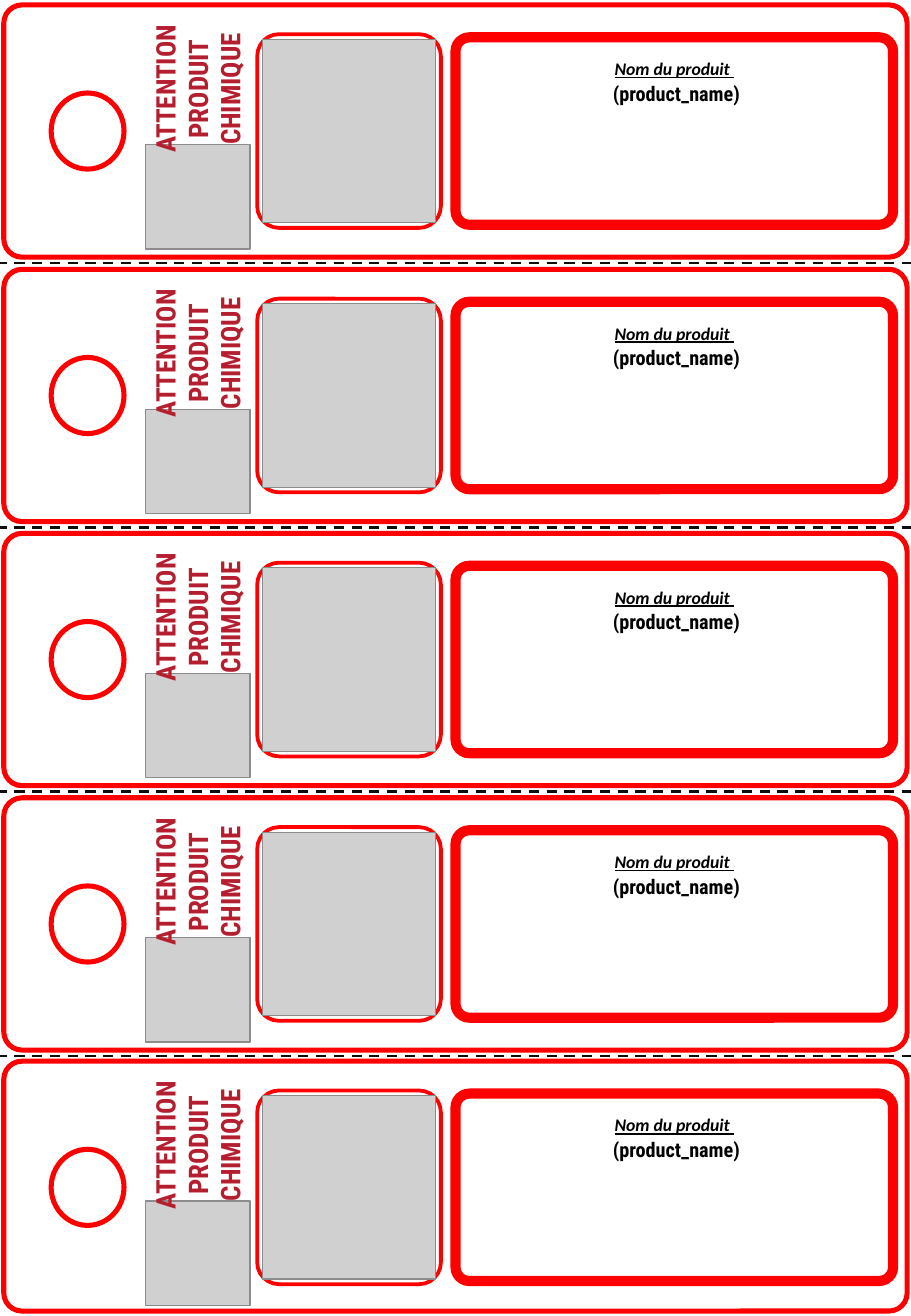
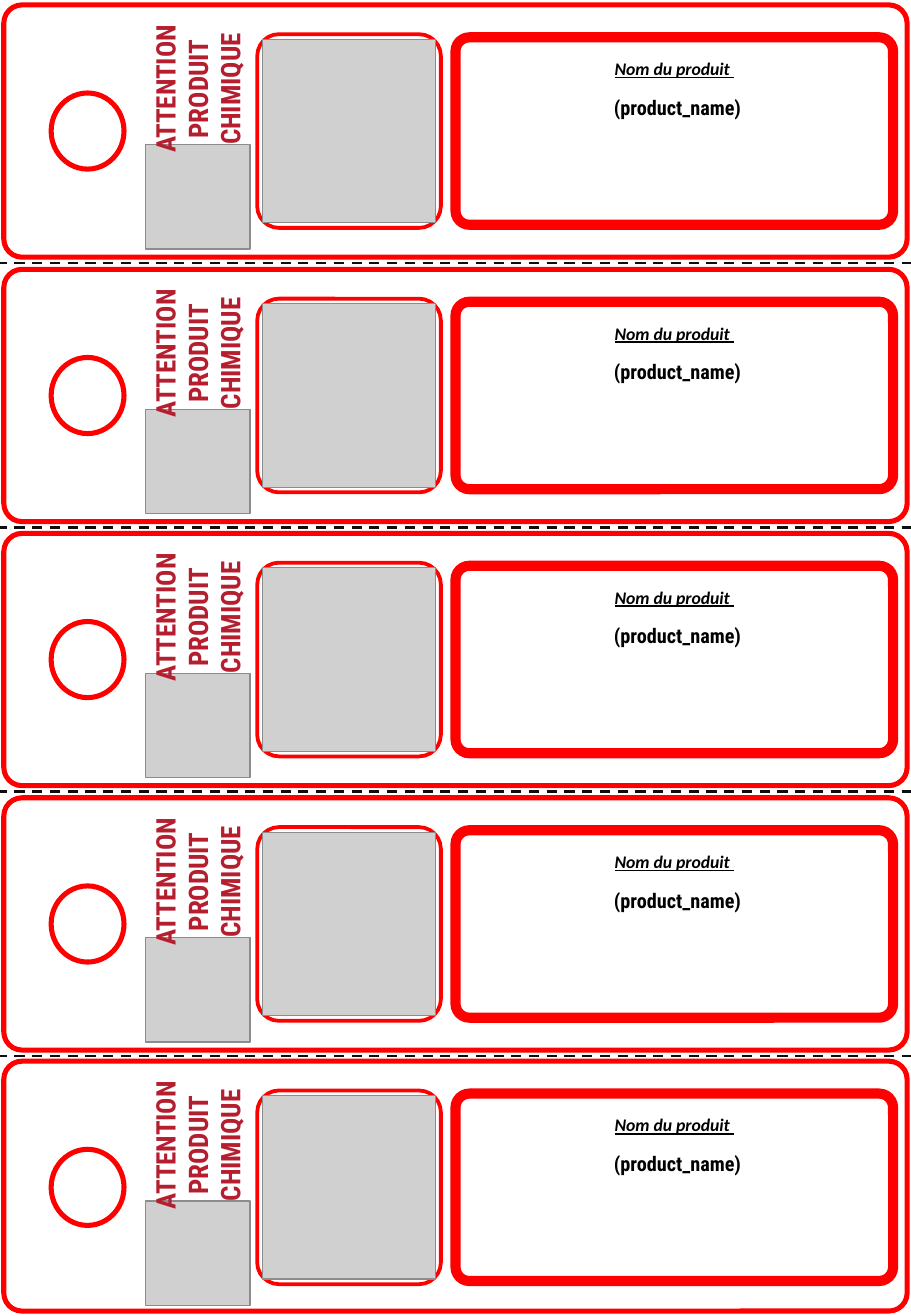
Before and after one commit to HatimRg/My-SGTM-KPI, a slide deck: slide 1 of backend/storage/app/Templates/Tags template.pptx. Drawn at 911x1316 pixels with LibreOffice and Linux fonts; fonts in the diff are those of the drawing; grey boxes stand for pictures. Boxes give left, top, right and bottom in pixels: in the first picture for what was removed or moved away, otherwise in the second. Text is boxed around its words. In the diff, an @@ line names an element or a change of style, - is before the commit and + after.

```diff
--- a/backend/storage/app/Templates/Tags template.pptx
+++ b/backend/storage/app/Templates/Tags template.pptx
@@ text "(product_name)": place and size @@
-text "(product_name)" at (613, 85, 740, 106)
+text "(product_name)" at (614, 99, 741, 120)
@@ text "(product_name)": place and size @@
-text "(product_name)" at (613, 349, 740, 370)
+text "(product_name)" at (614, 363, 741, 384)
@@ text "(product_name)": place and size @@
-text "(product_name)" at (613, 613, 740, 634)
+text "(product_name)" at (614, 627, 741, 648)
@@ text "(product_name)": place and size @@
-text "(product_name)" at (613, 878, 740, 899)
+text "(product_name)" at (614, 892, 741, 913)
@@ text "(product_name)": place and size @@
-text "(product_name)" at (613, 1141, 740, 1162)
+text "(product_name)" at (614, 1155, 741, 1176)
```
Also in this commit, not shown: 28 other files.
